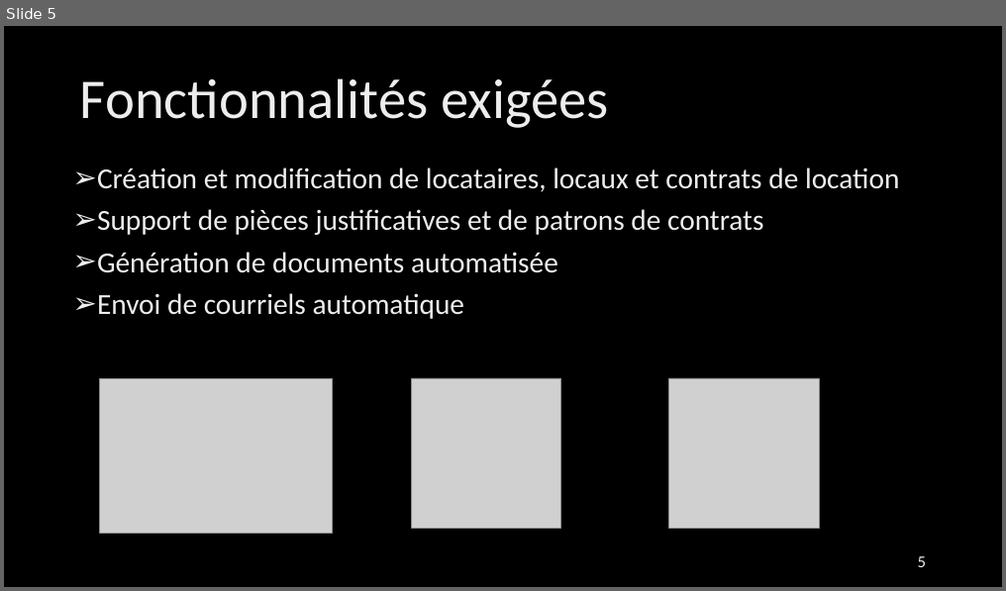
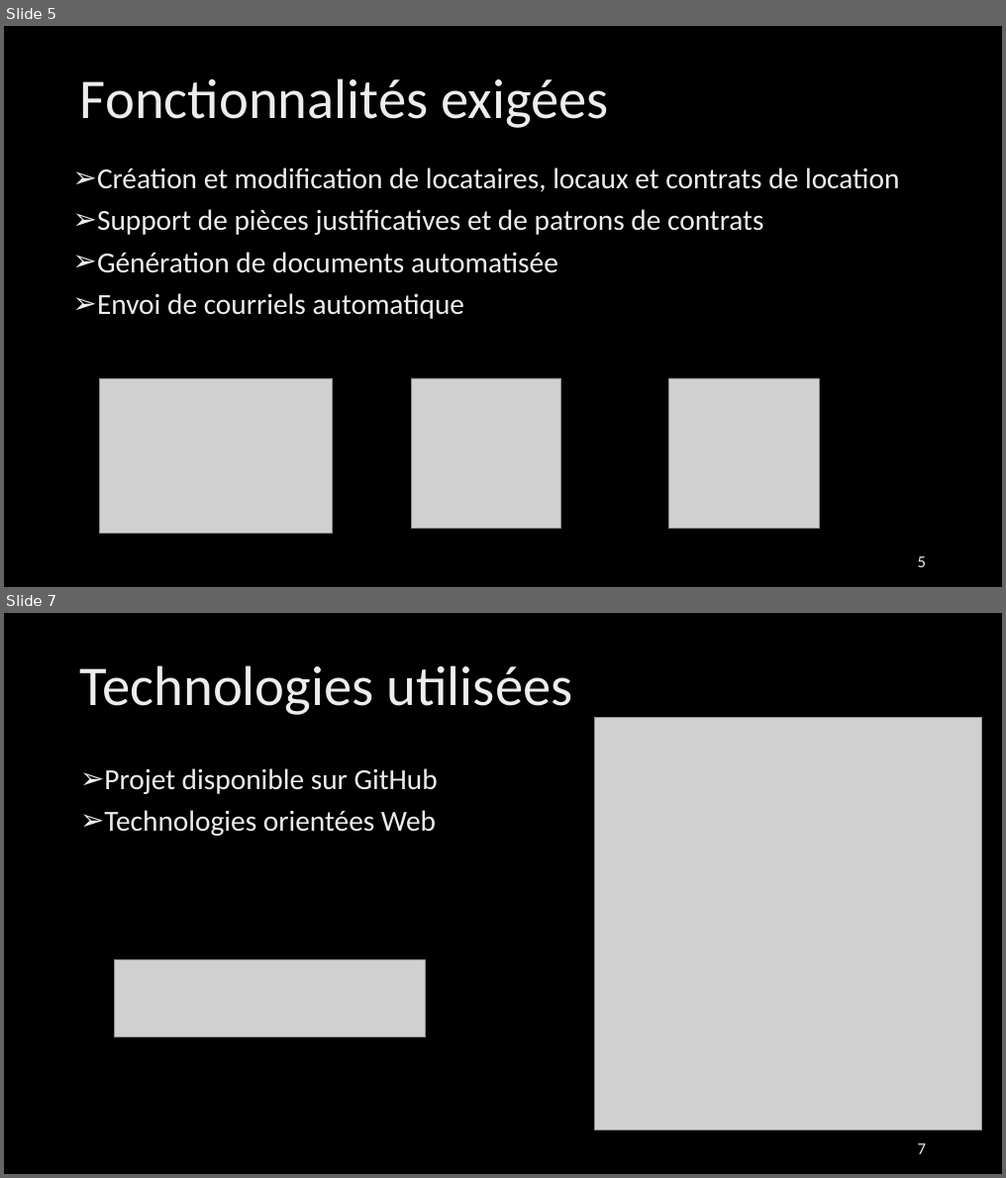
Before and after one commit to cldif/REAM, a slide deck: documents/french presentation.pptx. Shown one above the other, each under a label of ours: slide 5 before the commit, slides 5 and 7 after it; the slides between them are not shown. The pictures are 1006x591 and 1006x1178 pixels, drawn with LibreOffice and Linux fonts; fonts in the diff are those of the drawing; grey boxes stand for pictures; background and template pictures are left out. Boxes give left, top, right and bottom in pixels: in the first picture for what was removed or moved away, otherwise in the second. Text is boxed around its words. In the diff, an @@ line names an element or a change of style, - is before the commit and + after.

```diff
--- a/documents/french presentation.pptx
+++ b/documents/french presentation.pptx
@@ slide 7 added at (x1=4, y1=613, x2=1002, y2=1174), background picture (left out) @@
@@ title added at (x1=80, y1=665, x2=573, y2=715), 54 pt, text gradient #BFBFBF to #EDEDED to #FFFFFF @@
+Technologies utilisées
@@ picture added at (x1=595, y1=717, x2=982, y2=1130) @@
@@ text added at (x1=104, y1=768, x2=438, y2=836), 28 pt, text gradient #BFBFBF to #EDEDED to #FFFFFF @@
+➢ Projet disponible sur GitHub
+➢ Technologies orientées Web
@@ picture added at (x1=114, y1=960, x2=425, y2=1038) @@
@@ page number added at (x1=918, y1=1144, x2=926, y2=1155), 16 pt, text gradient #9E9E9E to #EDEDED to #FFFFFF @@
+7
```
Also in this commit, not shown: 1 slide changed, 8 other slides added.
